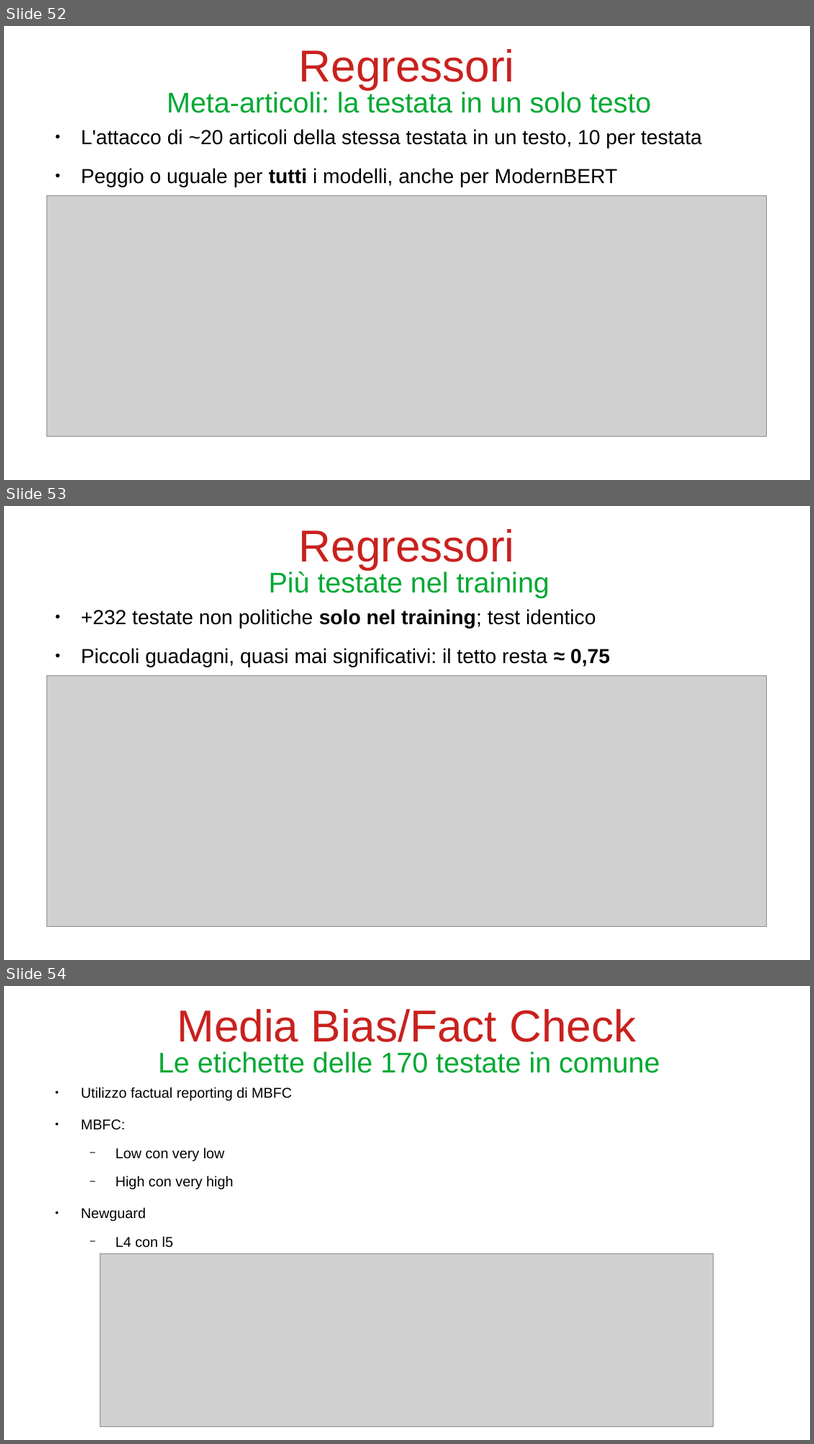
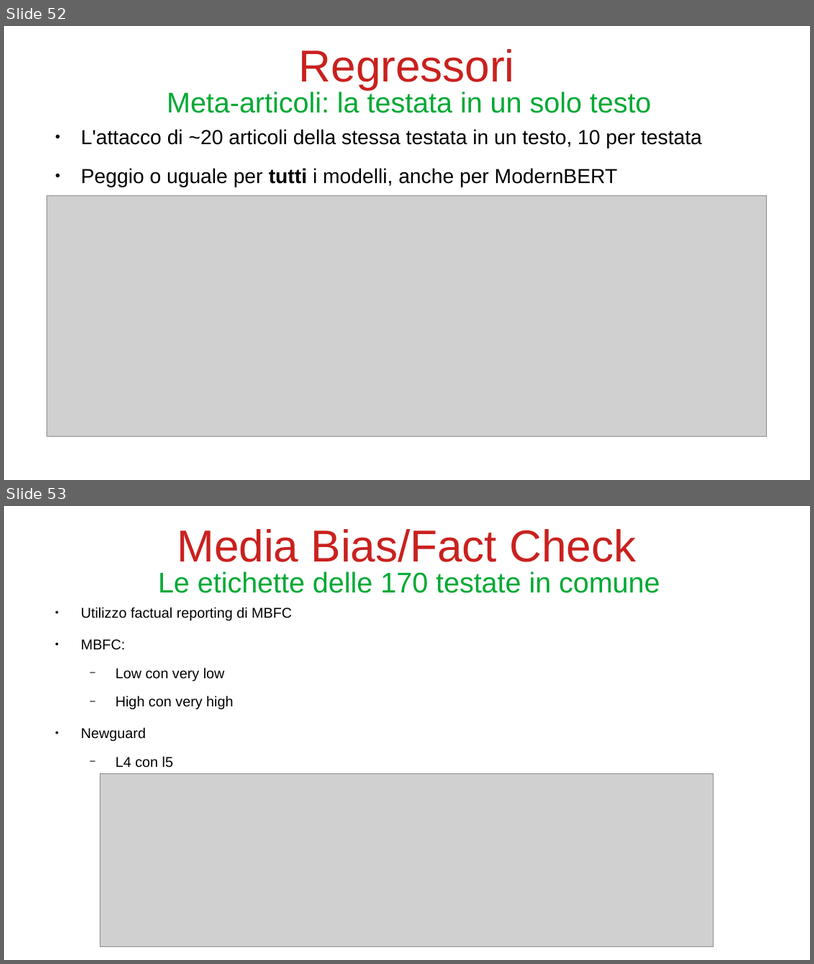
Before and after one commit to bianchi-john/PublisherClassification, a slide deck: Presentazioni/Stato finale/FinalState.odp. Shown one above the other, each under a label of ours: slides 52, 53 and 54 before the commit, slides 52 and 53 after it. The pictures are 814x1444 and 814x964 pixels, drawn with LibreOffice and Linux fonts; fonts in the diff are those of the drawing; grey boxes stand for pictures. Boxes give left, top, right and bottom in pixels: in the first picture for what was removed or moved away, otherwise in the second. Text is boxed around its words. In the diff, an @@ line names an element or a change of style, - is before the commit and + after.

```diff
--- a/Presentazioni/Stato finale/FinalState.odp
+++ b/Presentazioni/Stato finale/FinalState.odp
@@ slide 53 removed at (4, 506, 810, 960), background #FFFFFF @@
@@ title removed at (299, 529, 515, 569) @@
-Regressori
@@ title removed at (269, 570, 550, 598) @@
-Più testate nel training
@@ text removed at (81, 609, 610, 667) @@
-● +232 testate non politiche solo nel training; test identico
-● Piccoli guadagni, quasi mai significativi: il tetto resta ≈ 0,75
@@ picture removed at (47, 676, 767, 926) @@
@@ what was slide 54 is now slide 53 @@
```
Also in this commit, not shown: 20 other files.
